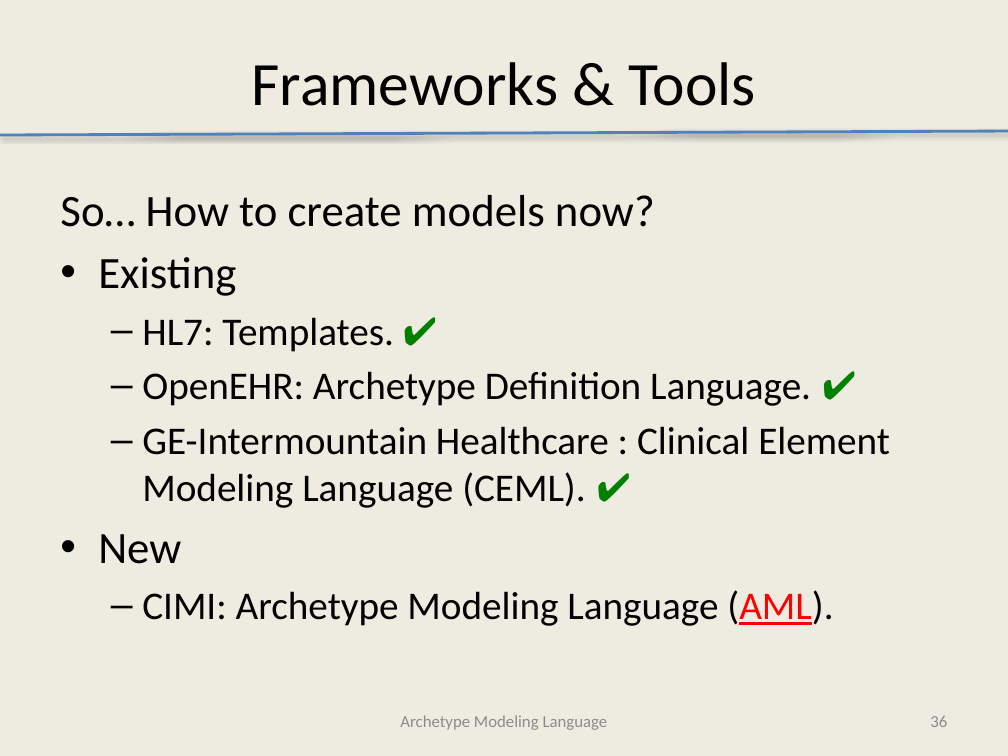
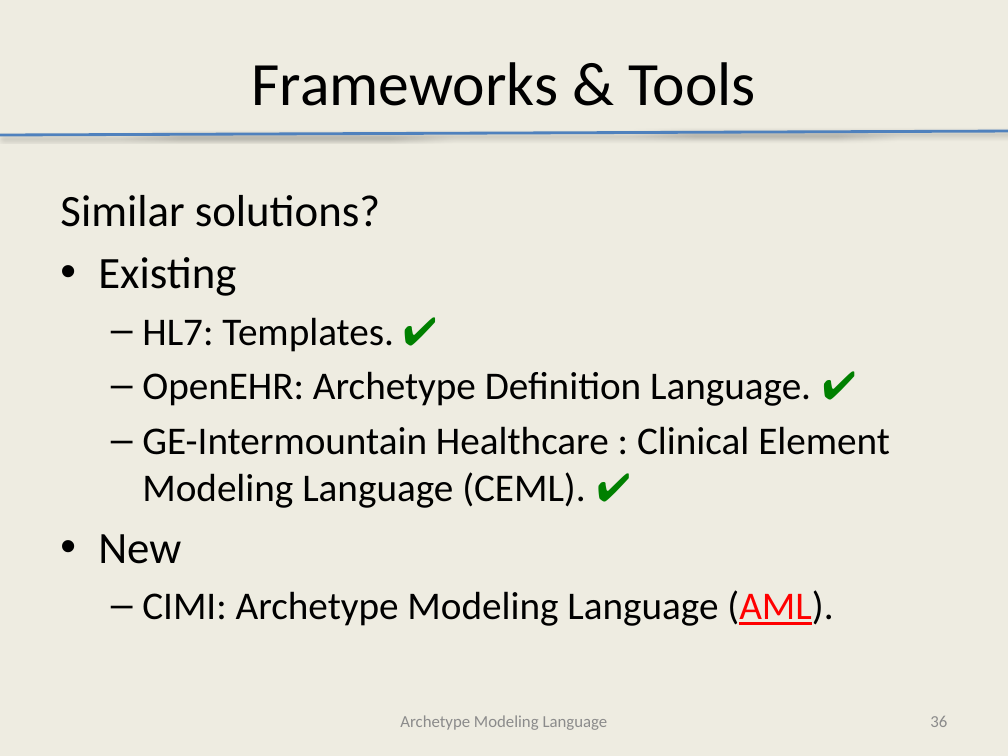
Before and after one commit to Avelanda/AMLTooling, a slide deck: slide 36 of docs/AMLTooling.pptx. Drawn at 1008x756 pixels with LibreOffice and Linux fonts; fonts in the diff are those of the drawing. Boxes give left, top, right and bottom in pixels: in the first picture for what was removed or moved away, otherwise in the second. Text is boxed around its words. In the diff, an @@ line names an element or a change of style, - is before the commit and + after.

Commit message:
Added AML Model and profiles

```diff
--- a/docs/AMLTooling.pptx
+++ b/docs/AMLTooling.pptx
@@ text at (60, 195, 380, 227): text changed @@
-So… How to create models now?
+Similar solutions?
```
Also in this commit, not shown: 3 other slides changed, 14 slides added.
